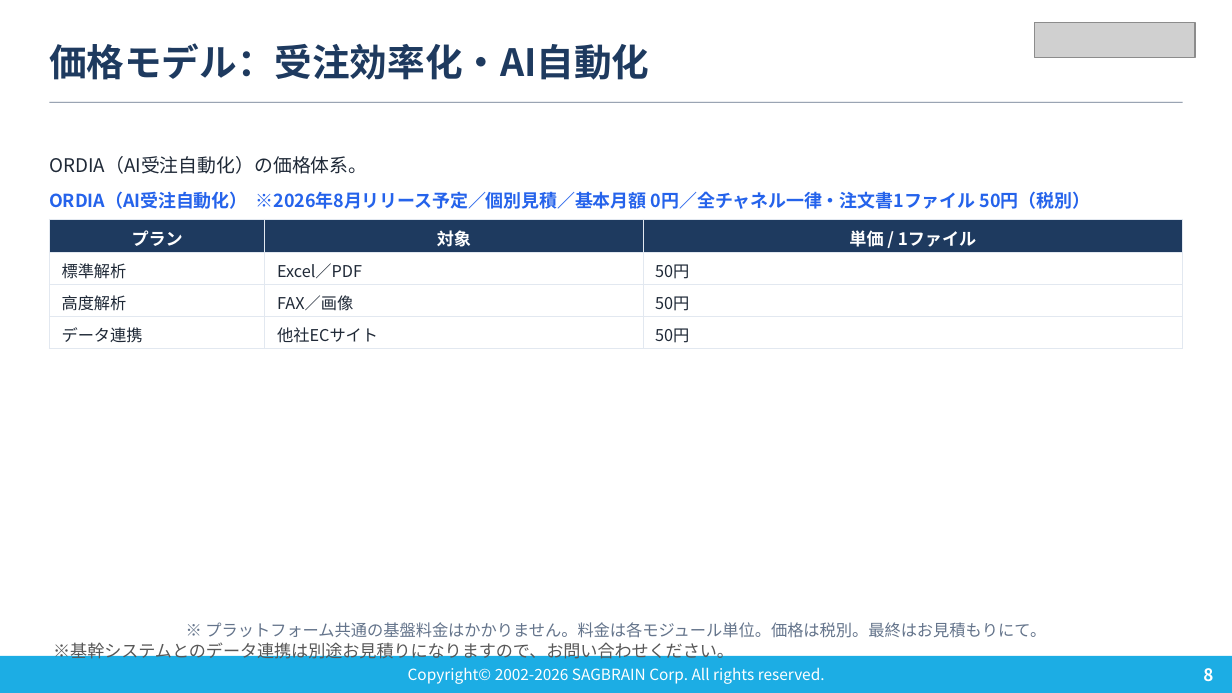
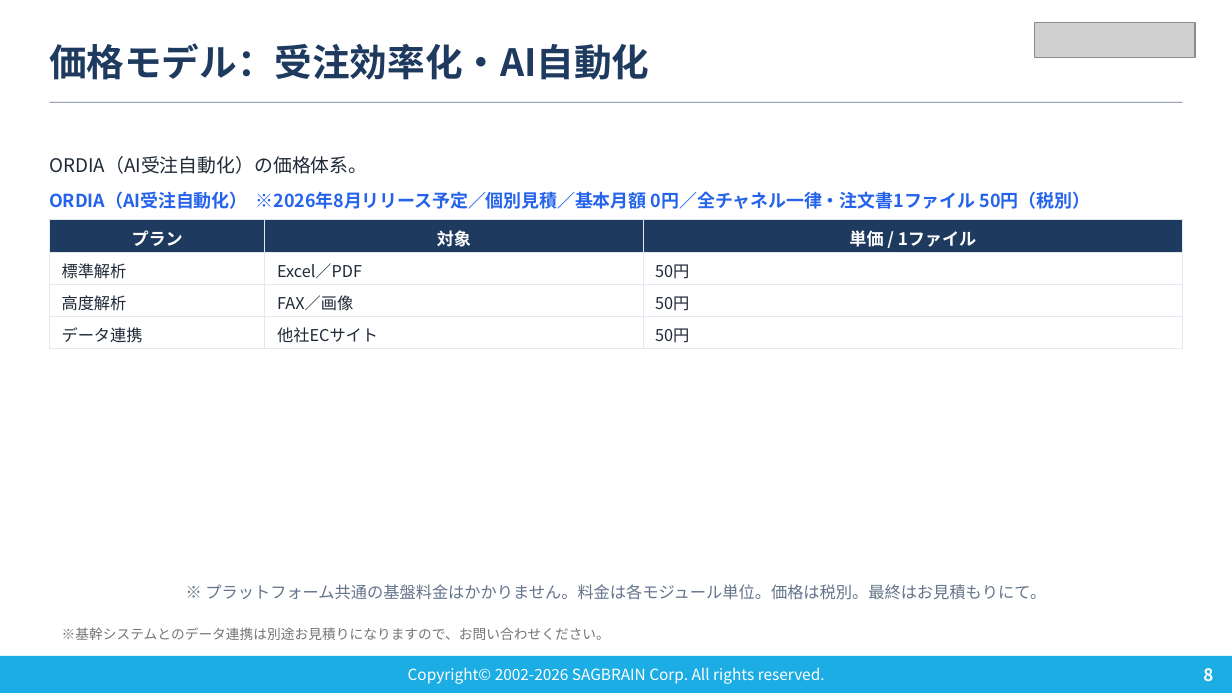
Before and after one commit to sagbrain/Onevio_ORDIA_LP, a slide deck: slide 8 of assets/ORDIA_紹介資料.pptx. Drawn at 1232x693 pixels with LibreOffice and Linux fonts; fonts in the diff are those of the drawing; grey boxes stand for pictures. Boxes give left, top, right and bottom in pixels: in the first picture for what was removed or moved away, otherwise in the second. Text is boxed around its words. In the diff, an @@ line names an element or a change of style, - is before the commit and + after.

```diff
--- a/assets/ORDIA_紹介資料.pptx
+++ b/assets/ORDIA_紹介資料.pptx
@@ text "※ プラットフォーム共通の基盤料金はかかりません。料金は各モジュール単位。価格は税別。最終はお見積もりにて。": place and size @@
-text "※ プラットフォーム共通の基盤料金はかかりません。料金は各モジュール単位。価格は税別。最終はお見積もりにて。" at [205,622,1046,638]
+text "※ プラットフォーム共通の基盤料金はかかりません。料金は各モジュール単位。価格は税別。最終はお見積もりにて。" at [205,584,1046,600]
@@ text "※基幹システムとのデータ連携は別途お見積りになりますので、お問い合わせください。": place and size @@
-text "※基幹システムとのデータ連携は別途お見積りになりますので、お問い合わせください。" at [53,643,734,663]
+text "※基幹システムとのデータ連携は別途お見積りになりますので、お問い合わせください。" at [62,627,610,640]
@@ text "※基幹システムとのデータ連携は別途お見積りになりますので、お問い合わせください。" at [62,627,610,640]: size 10 to 8 pt, text colour #575757 to #757575 @@
```
Also in this commit, not shown: 1 other slide changed, 1 other file.
